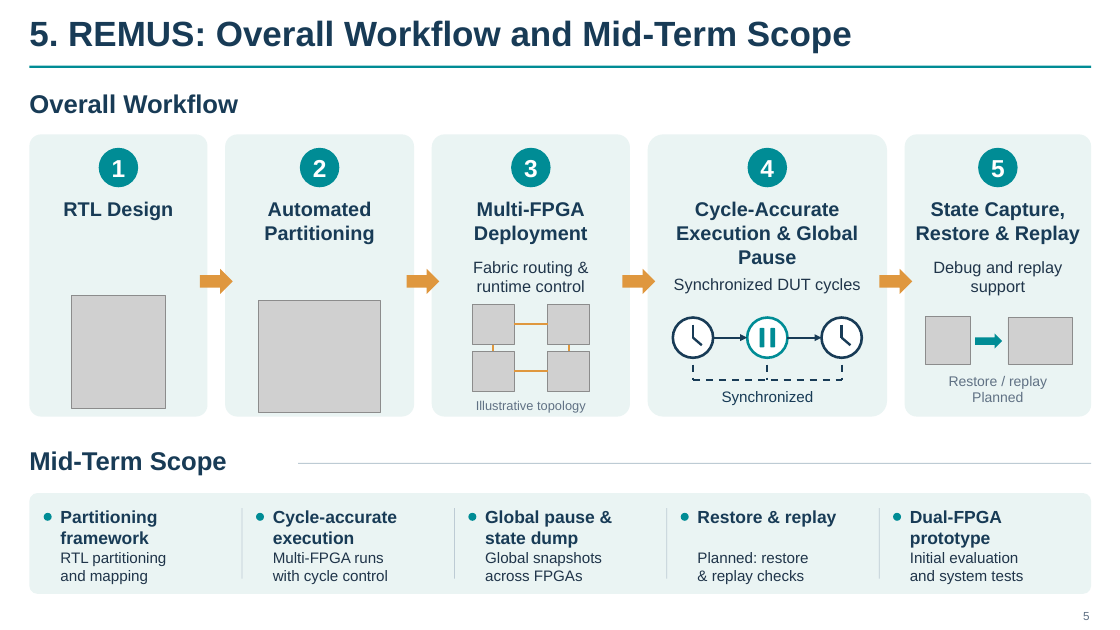
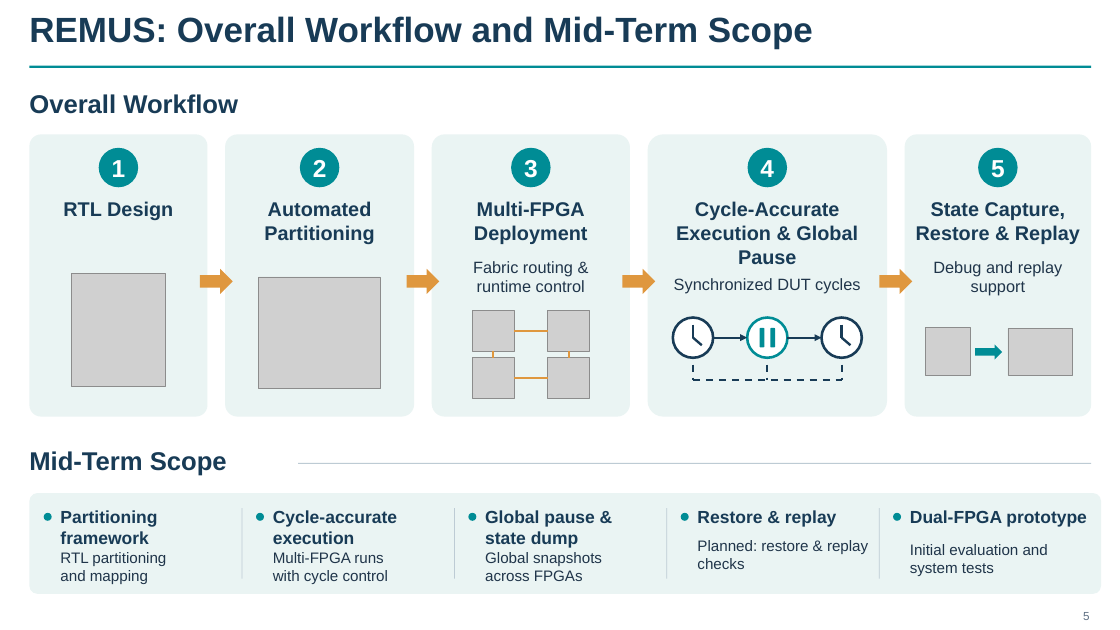
Before and after one commit to euphgh/shtthesis, a slide deck: slide 7 of pptx/midterm/REMUS_Midterm_Final.pptx. Drawn at 1120x630 pixels with LibreOffice and Linux fonts; fonts in the diff are those of the drawing; grey boxes stand for pictures. Boxes give left, top, right and bottom in pixels: in the first picture for what was removed or moved away, otherwise in the second. Text is boxed around its words. In the diff, an @@ line names an element or a change of style, - is before the commit and + after.

```diff
--- a/pptx/midterm/REMUS_Midterm_Final.pptx
+++ b/pptx/midterm/REMUS_Midterm_Final.pptx
@@ title at bbox=[29, 16, 813, 48]: text changed @@
-5. REMUS: Overall Workflow and Mid-Term Scope
+REMUS: Overall Workflow and Mid-Term Scope
@@ picture: place and size @@
-picture at bbox=[71, 296, 165, 409]
+picture at bbox=[71, 274, 165, 387]
@@ picture: place and size @@
-picture at bbox=[259, 301, 381, 413]
+picture at bbox=[259, 277, 381, 389]
@@ 4 pictures, 4 lines: place and size @@
-4 pictures, 4 lines at bbox=[472, 304, 590, 392]
+4 pictures, 4 lines at bbox=[472, 311, 590, 398]
@@ 2 pictures, 1 right arrow: place and size @@
-2 pictures, 1 right arrow at bbox=[926, 317, 1073, 365]
+2 pictures, 1 right arrow at bbox=[926, 328, 1073, 376]
@@ text removed at bbox=[949, 376, 1047, 402] @@
-Restore / replay
-Planned
@@ text removed at bbox=[476, 400, 586, 413] @@
-Illustrative topology
@@ text removed at bbox=[722, 391, 814, 405] @@
-Synchronized
@@ rounded rectangle: place and size @@
-rounded rectangle at bbox=[29, 493, 1091, 594]
+rounded rectangle at bbox=[29, 493, 1102, 594]
@@ text at bbox=[910, 510, 1087, 527]: text changed @@
-Dual-FPGA
-prototype
+Dual-FPGA prototype
@@ text at bbox=[697, 540, 868, 569]: text changed @@
-Planned: restore
-& replay checks
+Planned: restore & replay checks
@@ text at bbox=[910, 544, 1048, 576]: text changed @@
-Initial evaluation
-and system tests
+Initial evaluation and system tests
```
Also in this commit, not shown: 12 other slides changed.
